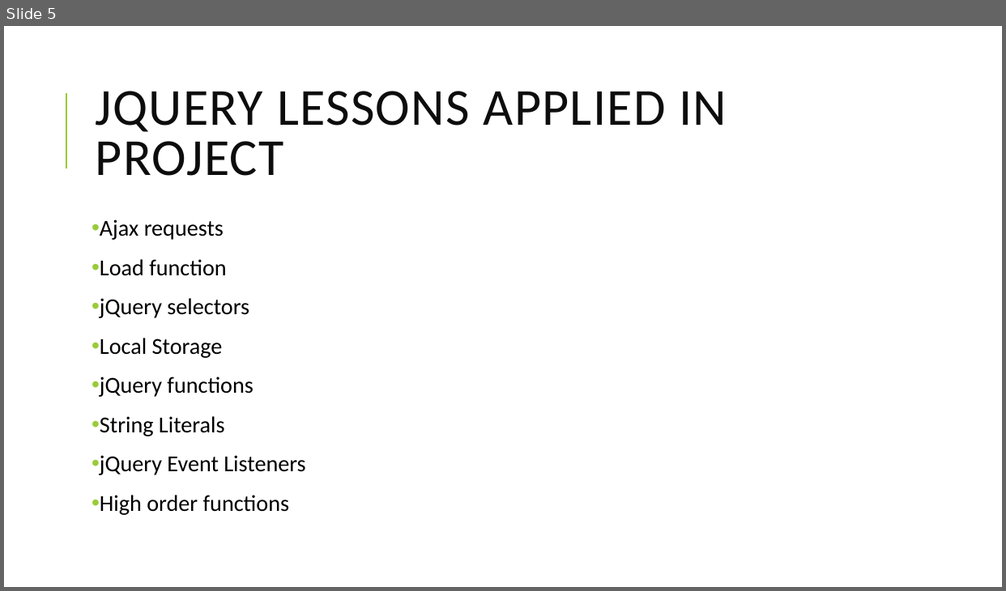
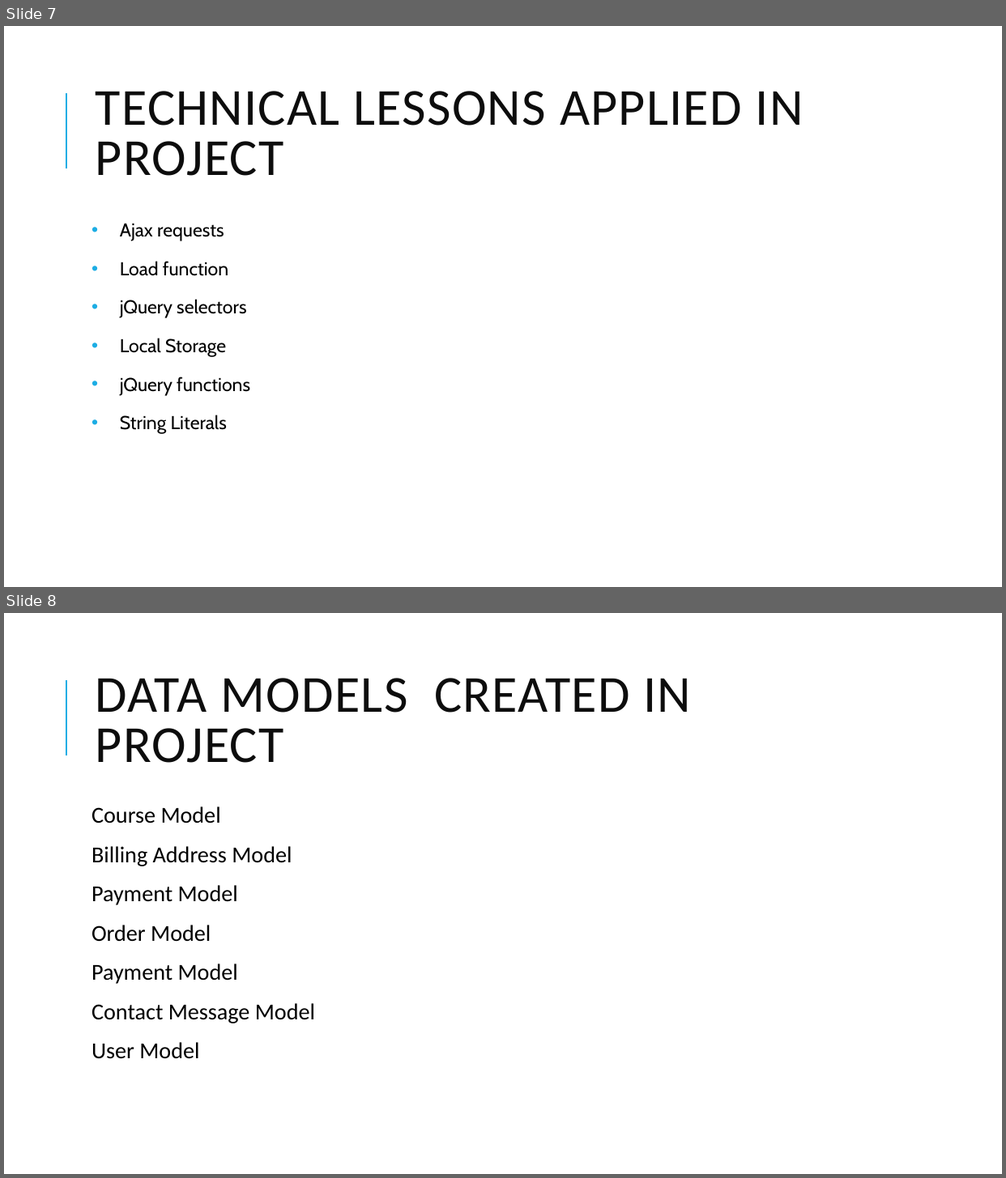
Before and after one commit to davidadey000/codeavenue, a slide deck: documentation/final_project_presentation.pptx. Shown one above the other, each under a label of ours: slide 5 before the commit, slides 7 and 8 after it. The pictures are 1006x591 and 1006x1178 pixels, drawn with LibreOffice and Linux fonts; fonts in the diff are those of the drawing. Boxes give left, top, right and bottom in pixels: in the first picture for what was removed or moved away, otherwise in the second. Text is boxed around its words. In the diff, an @@ line names an element or a change of style, - is before the commit and + after.

```diff
--- a/documentation/final_project_presentation.pptx
+++ b/documentation/final_project_presentation.pptx
@@ slide 8 added at (4, 613, 1002, 1174), background #FFFFFF; not listed: 1 template element that a slide beside it also shows @@
@@ title added at (96, 678, 692, 763), 50 pt, text #0D0D0D @@
+DATA MODELS CREATED IN PROJECT
@@ text added at (91, 807, 315, 1059), 22 pt, text #000000 @@
+Course Model
+Billing Address Model
+Payment Model
+Order Model
+Payment Model
+Contact Message Model
+User Model
@@ what was slide 5 is now slide 7 @@
@@ slide 7 changed as well @@
@@ line (66, 169) - (66, 93): stroke #99CB38 1.5 pt to #1CADE4 1.5 pt @@
@@ title at (96, 91, 803, 176): text changed @@
-JQUERY LESSONS APPLIED IN PROJECT
+TECHNICAL LESSONS APPLIED IN PROJECT
@@ text "Ajax requests" at (120, 224, 250, 434): size 22 to 18 pt, font Calibri to Cabin; indent changed; line spacing 0.9 to 1.07; bullet colour #99CB38 to #1CADE4 @@
@@ text at (100, 455, 305, 515): paragraphs removed @@
-• jQuery Event Listeners
-• High order functions
```
Also in this commit, not shown: 5 other slides changed, 4 other slides added, 1 slide removed, 16 other files.
